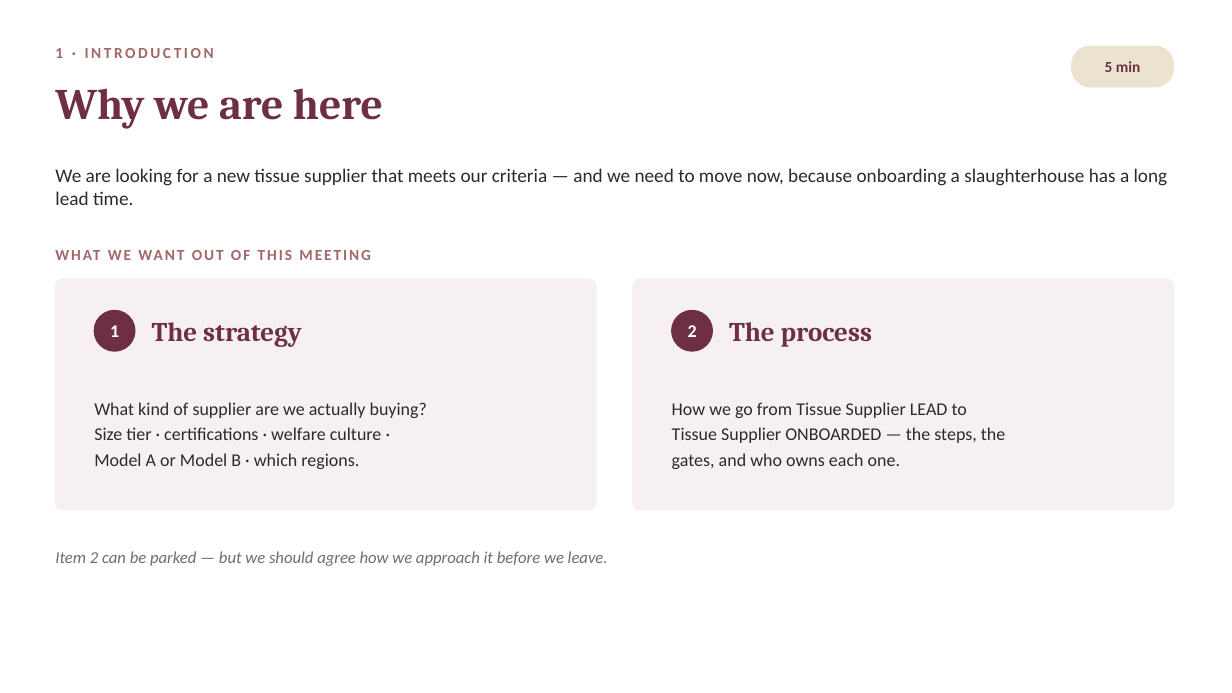
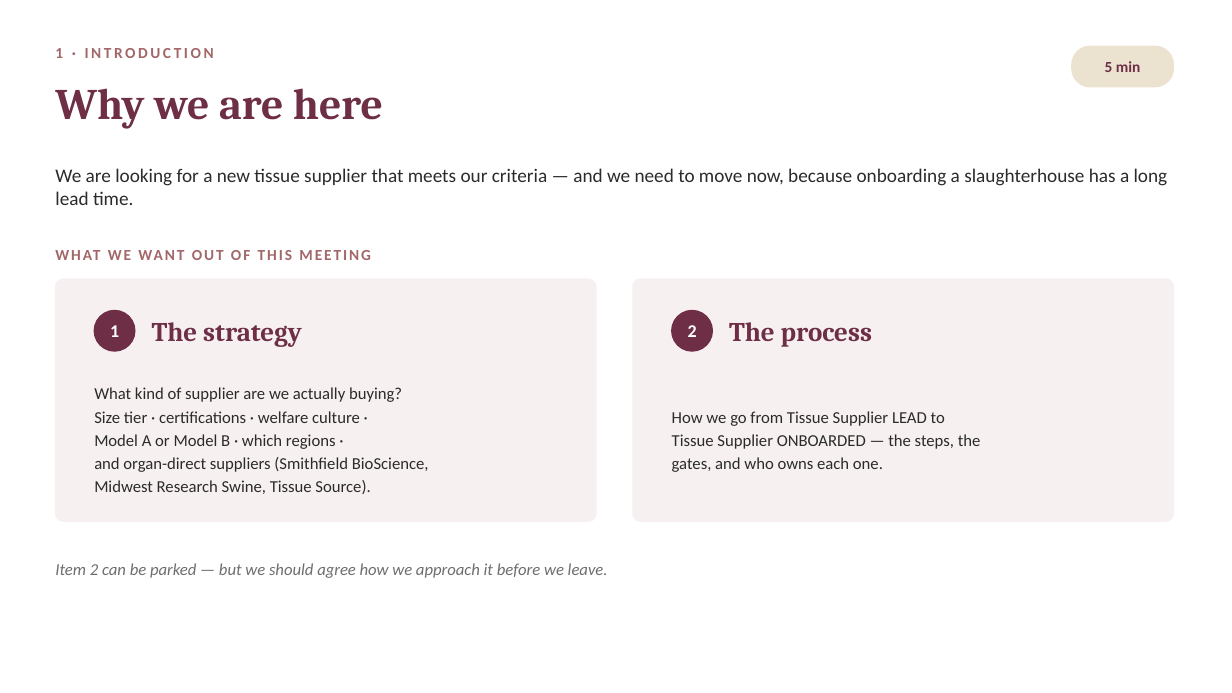
Before and after one commit to naviero1/Claude-Works, a slide deck: slide 2 of Tissue Supplier Research/Supplier_Strategy_Meeting.pptx. Drawn at 1232x693 pixels with LibreOffice and Linux fonts; fonts in the diff are those of the drawing. Boxes give left, top, right and bottom in pixels: in the first picture for what was removed or moved away, otherwise in the second. Text is boxed around its words. In the diff, an @@ line names an element or a change of style, - is before the commit and + after.

```diff
--- a/Tissue Supplier Research/Supplier_Strategy_Meeting.pptx
+++ b/Tissue Supplier Research/Supplier_Strategy_Meeting.pptx
@@ rounded rectangle: place and size @@
-rounded rectangle at [55, 279, 596, 510]
+rounded rectangle at [55, 279, 596, 521]
@@ rounded rectangle at [55, 279, 596, 521]: proportions changed @@
@@ rounded rectangle at [633, 279, 1174, 521]: proportions changed @@
@@ rounded rectangle: place and size @@
-rounded rectangle at [633, 279, 1174, 510]
+rounded rectangle at [633, 279, 1174, 521]
@@ text at [94, 387, 402, 423]: size 14 to 13 pt in "What kind of supplier are we actually ...", "Size tier · certifications · welfare culture ..."; line spacing 20pt to 18pt @@
@@ text "How we go from Tissue ..." at [672, 411, 981, 472]: size 14 to 13 pt; line spacing 20pt to 18pt @@
@@ text at [94, 434, 429, 494]: text changed; size 14 to 13 pt @@
-Model A or Model B · which regions.
+Model A or Model B · which regions ·
+and organ-direct suppliers (Smithfield BioScience,
+Midwest Research Swine, Tissue Source).
@@ text "Item 2 can be parked ...": place and size @@
-text "Item 2 can be parked ..." at [55, 551, 608, 566]
+text "Item 2 can be parked ..." at [55, 563, 608, 578]
```
Also in this commit, not shown: 2 other slides changed.
